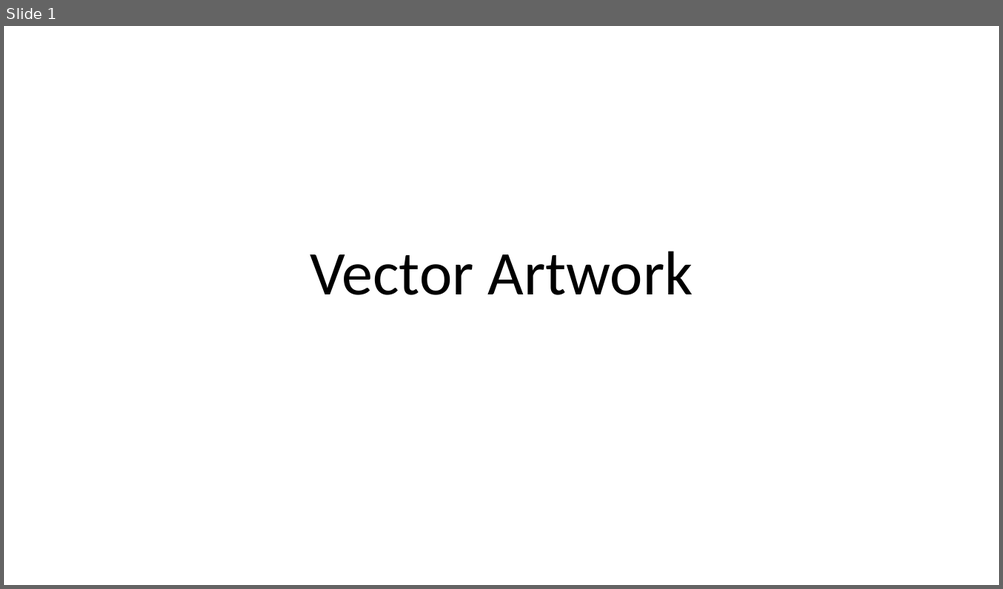
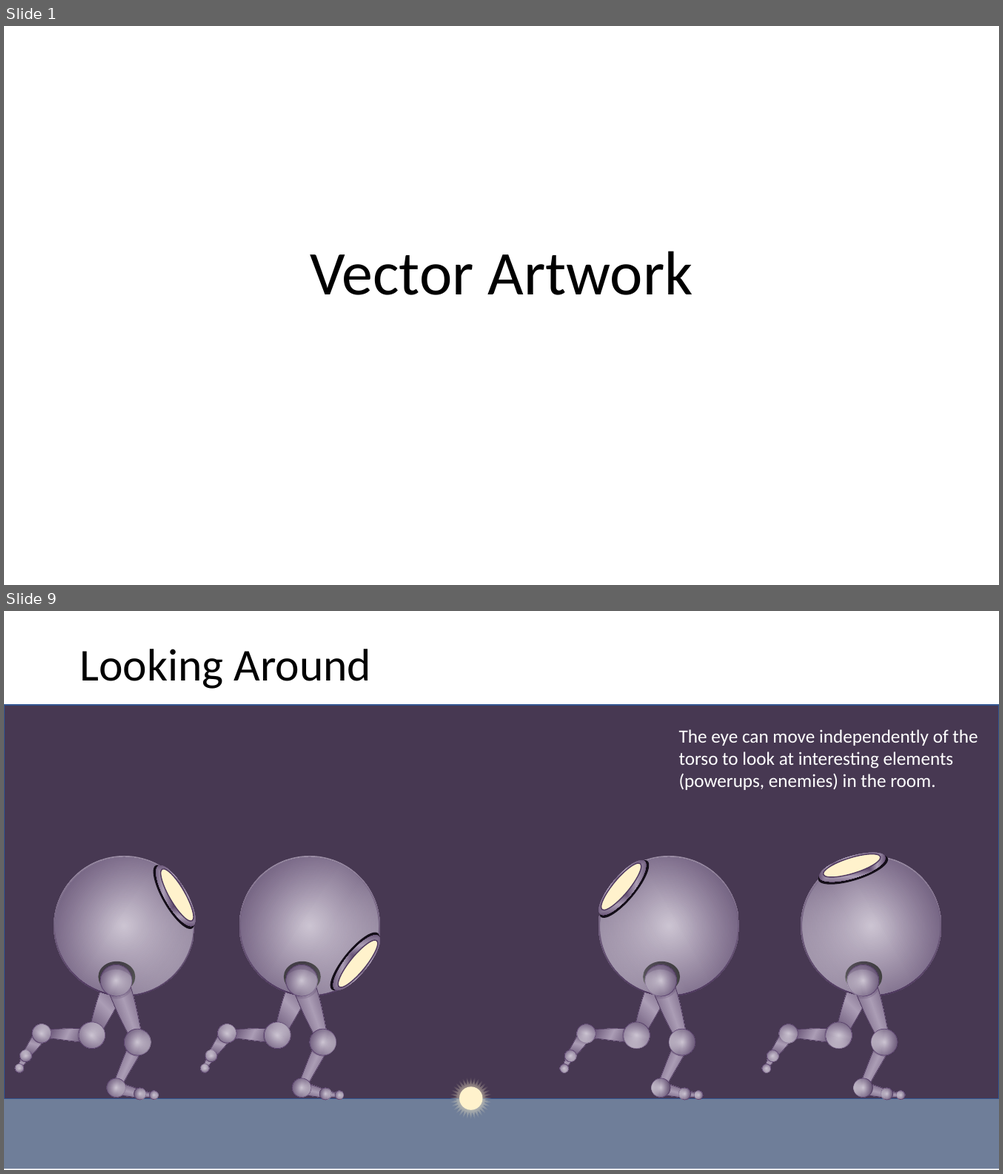
Before and after one commit to MillerMark/CodeRushed-1, a slide deck: Design Notes/Game 1 - Vector Artwork.pptx. Shown one above the other, each under a label of ours: slide 1 before the commit, slides 1 and 9 after it; the slides between them are not shown. The pictures are 1003x589 and 1003x1174 pixels, drawn with LibreOffice and Linux fonts; fonts in the diff are those of the drawing. Boxes give left, top, right and bottom in pixels: in the first picture for what was removed or moved away, otherwise in the second. Text is boxed around its words. In the diff, an @@ line names an element or a change of style, - is before the commit and + after.

```diff
--- a/Design Notes/Game 1 - Vector Artwork.pptx
+++ b/Design Notes/Game 1 - Vector Artwork.pptx
@@ slide 9 added at (x1=4, y1=611, x2=999, y2=1170), background #FFFFFF @@
@@ title added at (x1=79, y1=649, x2=372, y2=689), 44 pt, text #000000 @@
+Looking Around
@@ rectangle added at (x1=4, y1=705, x2=999, y2=1099), fill #473852, outline #325491 1 pt @@
@@ text added at (x1=679, y1=729, x2=977, y2=790), 18 pt, text #FFFFFF @@
+The eye can move independently of the torso to look at interesting elements (powerups, enemies) in the room.
@@ ellipse added at (x1=592, y1=854, x2=652, y2=921), fill gradient #4E385E to #AB9DB5 @@
@@ ellipse added at (x1=592, y1=854, x2=656, y2=925), fill #140E18 @@
@@ ellipse added at (x1=815, y1=849, x2=891, y2=891), fill #140E18 @@
@@ ellipse added at (x1=816, y1=846, x2=888, y2=888), fill gradient #4E385E to #AB9DB5 @@
@@ ellipse added at (x1=821, y1=850, x2=883, y2=883), fill #FFF2CC, outline #4E385E 1 pt @@
@@ ellipse added at (x1=146, y1=860, x2=202, y2=935), fill #140E18 @@
@@ ellipse added at (x1=150, y1=861, x2=202, y2=931), fill gradient #4E385E to #AB9DB5 @@
@@ ellipse added at (x1=156, y1=866, x2=199, y2=925), fill #FFF2CC, outline #4E385E 1 pt @@
@@ ellipse added at (x1=595, y1=859, x2=646, y2=915), fill #FFF2CC, outline #4E385E 1 pt @@
@@ ellipse added at (x1=323, y1=926, x2=387, y2=997), fill #140E18 @@
@@ ellipse added at (x1=327, y1=930, x2=387, y2=997), fill gradient #4E385E to #AB9DB5 @@
@@ ellipse added at (x1=333, y1=936, x2=383, y2=992), fill #FFF2CC, outline #4E385E 1 pt @@
@@ group added at (x1=14, y1=832, x2=219, y2=1102): 22 ellipses, 12 freeform shapes @@
@@ group added at (x1=199, y1=832, x2=404, y2=1102): 22 ellipses, 12 freeform shapes @@
@@ group added at (x1=558, y1=833, x2=762, y2=1102): 22 ellipses, 12 freeform shapes @@
@@ group added at (x1=760, y1=833, x2=965, y2=1102): 22 ellipses, 12 freeform shapes @@
@@ star added at (x1=444, y1=1072, x2=497, y2=1125), fill gradient #FFF2CC @@
@@ ellipse added at (x1=459, y1=1087, x2=482, y2=1111), fill #FFF2CC @@
@@ rectangle added at (x1=4, y1=1099, x2=999, y2=1170), fill #6F7E99 @@
```
Also in this commit, not shown: 1 slide changed, 15 other slides added, 1 slide removed, 2 other files.
